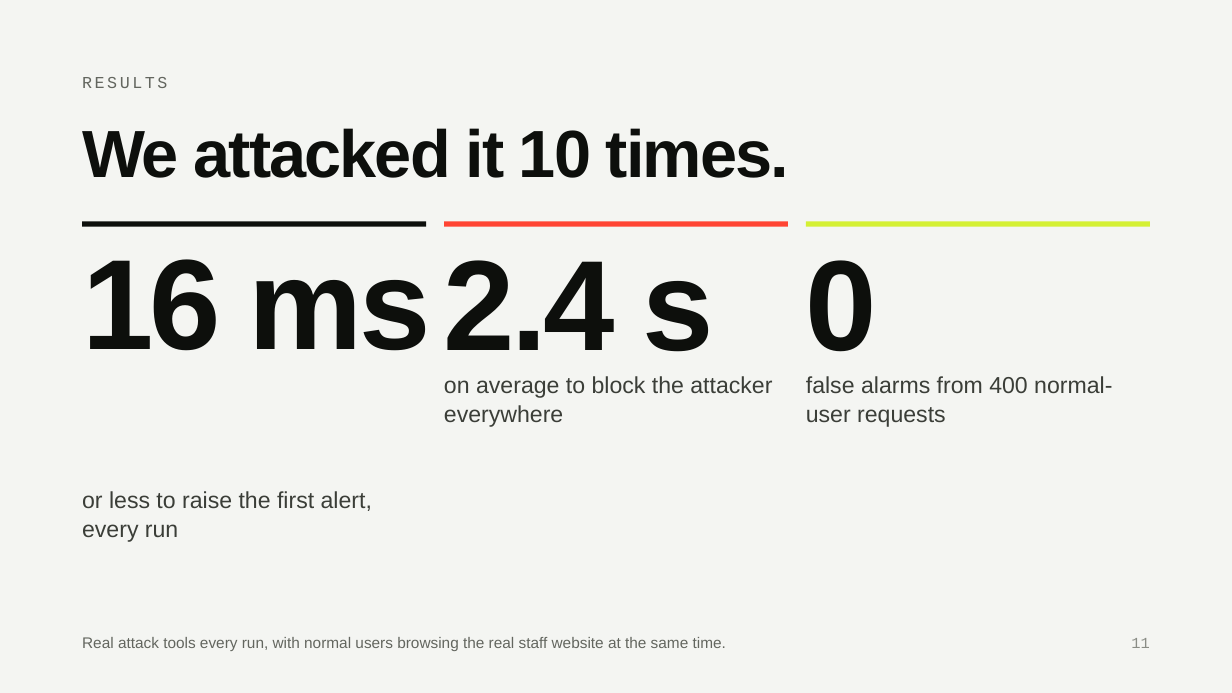
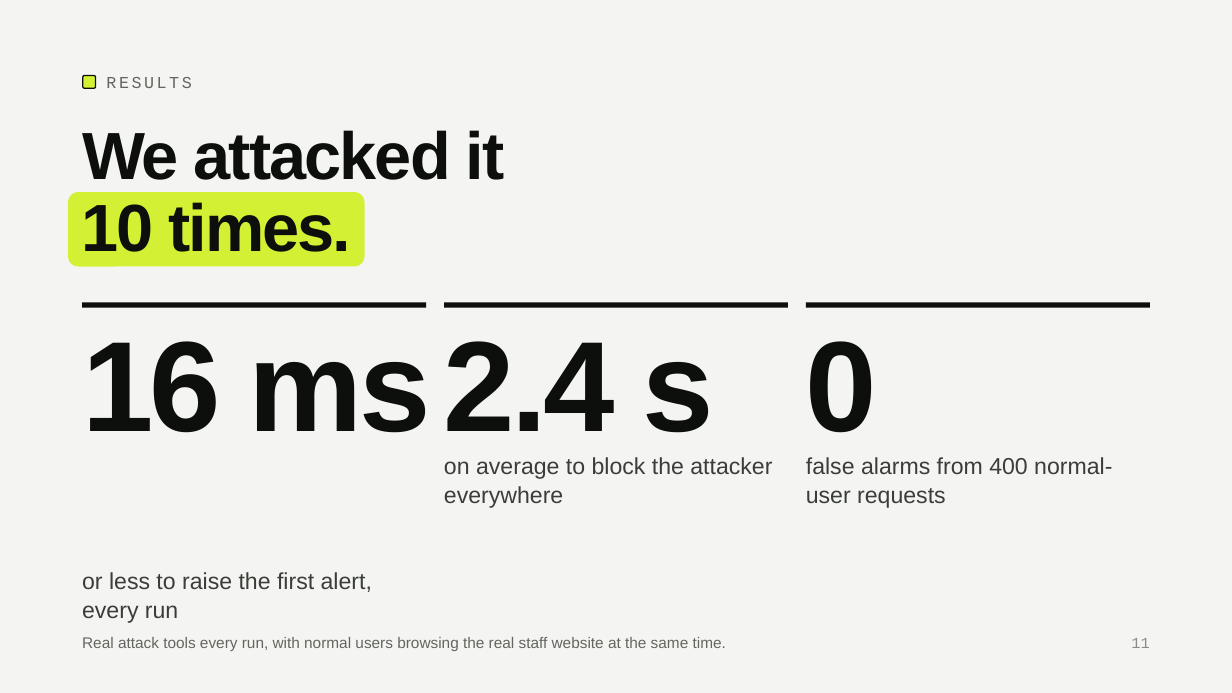
Before and after one commit to AmarWaqar-TSKLI/mirage, a slide deck: slide 11 of submissions/project-presentation/Group5_presentation.pptx. Drawn at 1232x693 pixels with LibreOffice and Linux fonts; fonts in the diff are those of the drawing. Boxes give left, top, right and bottom in pixels: in the first picture for what was removed or moved away, otherwise in the second. Text is boxed around its words. In the diff, an @@ line names an element or a change of style, - is before the commit and + after.

Commit message:
Give every slide the same look

```diff
--- a/submissions/project-presentation/Group5_presentation.pptx
+++ b/submissions/project-presentation/Group5_presentation.pptx
@@ rounded rectangle added at (83, 76, 96, 89), fill #D4F034, outline #0D0F0C 1 pt @@
@@ text "RESULTS": place and size @@
-text "RESULTS" at (82, 77, 167, 88)
+text "RESULTS" at (106, 77, 191, 88)
@@ text at (82, 130, 504, 180): text changed @@
-We attacked it 10 times.
+We attacked it
@@ freeform shape added at (68, 192, 365, 267), fill #D4F034, 52 pt, text #0D0F0C, bold @@
+10 times.
@@ 6 texts, 3 lines: place and size @@
-6 texts, 3 lines at (82, 224, 1150, 542)
+6 texts, 3 lines at (82, 305, 1150, 623)
@@ line (445, 305) - (788, 305): stroke #FF4433 4 pt to #0D0F0C 4 pt @@
@@ line (806, 305) - (1150, 305): stroke #D4F034 4 pt to #0D0F0C 4 pt @@
```
Also in this commit, not shown: 13 other slides changed.
